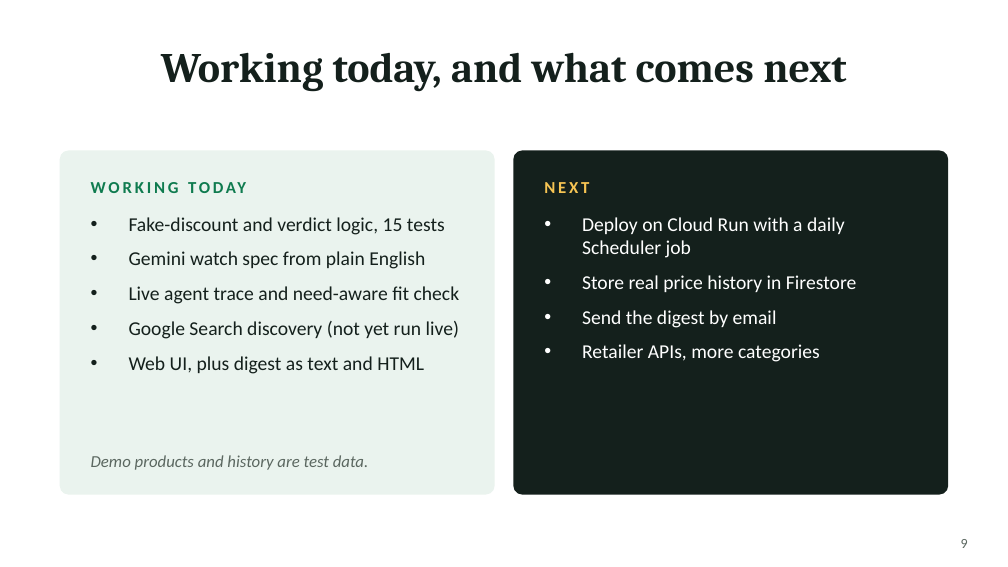
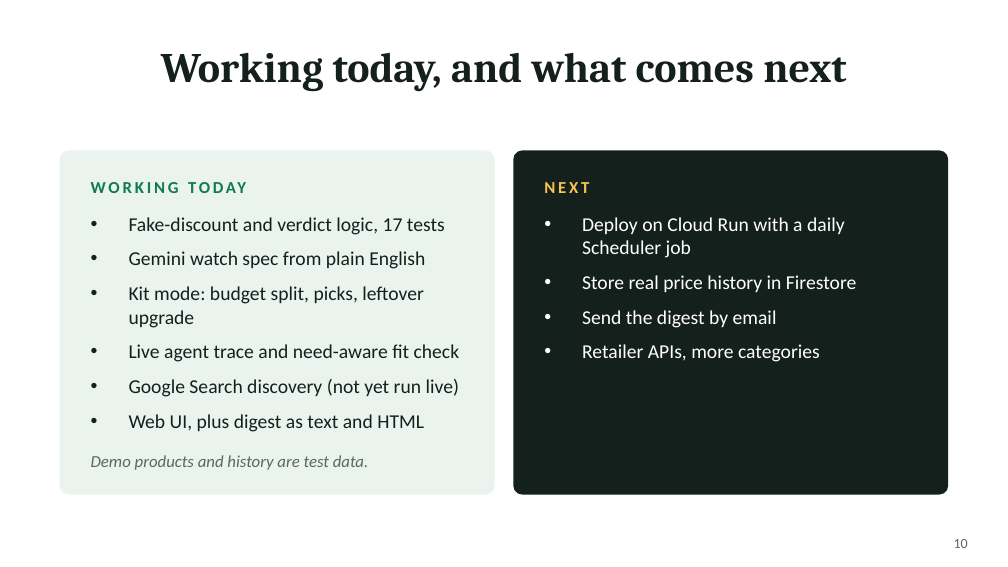
Before and after one commit to guptameenu31/Dealscout, a slide deck: slide 10 of DealScout.pptx (slide 9 before the commit). Drawn at 1008x567 pixels with LibreOffice and Linux fonts; fonts in the diff are those of the drawing. Boxes give left, top, right and bottom in pixels: in the first picture for what was removed or moved away, otherwise in the second. Text is boxed around its words. In the diff, an @@ line names an element or a change of style, - is before the commit and + after.

```diff
--- a/DealScout.pptx
+++ b/DealScout.pptx
@@ text at (x1=129, y1=217, x2=445, y2=235): text changed @@
-• Fake-discount and verdict logic, 15 tests
+• Fake-discount and verdict logic, 17 tests
@@ text at (x1=129, y1=286, x2=424, y2=328): paragraph added @@
+• Kit mode: budget split, picks, leftover upgrade
@@ page number at (x1=954, y1=539, x2=968, y2=548): text changed @@
-9
+10
```
Also in this commit, not shown: 5 other slides changed, 1 slide added, 1 other file.
